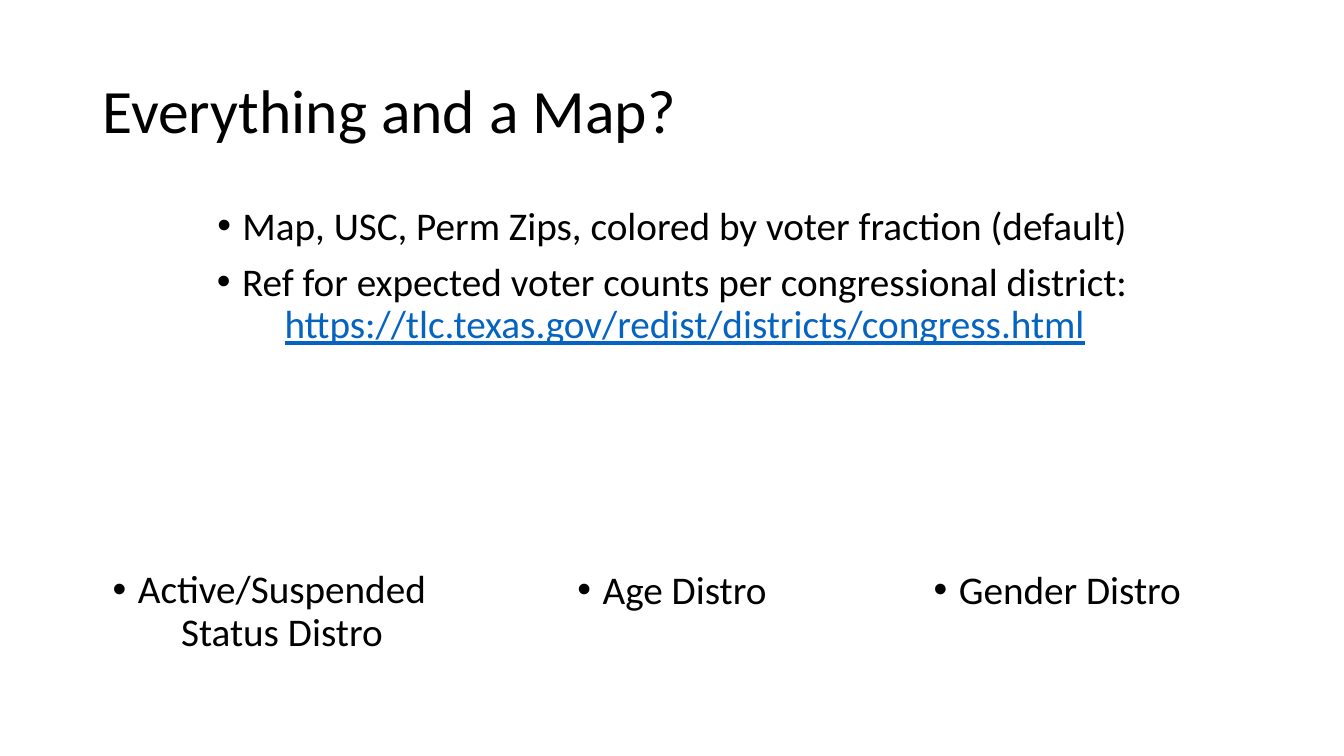
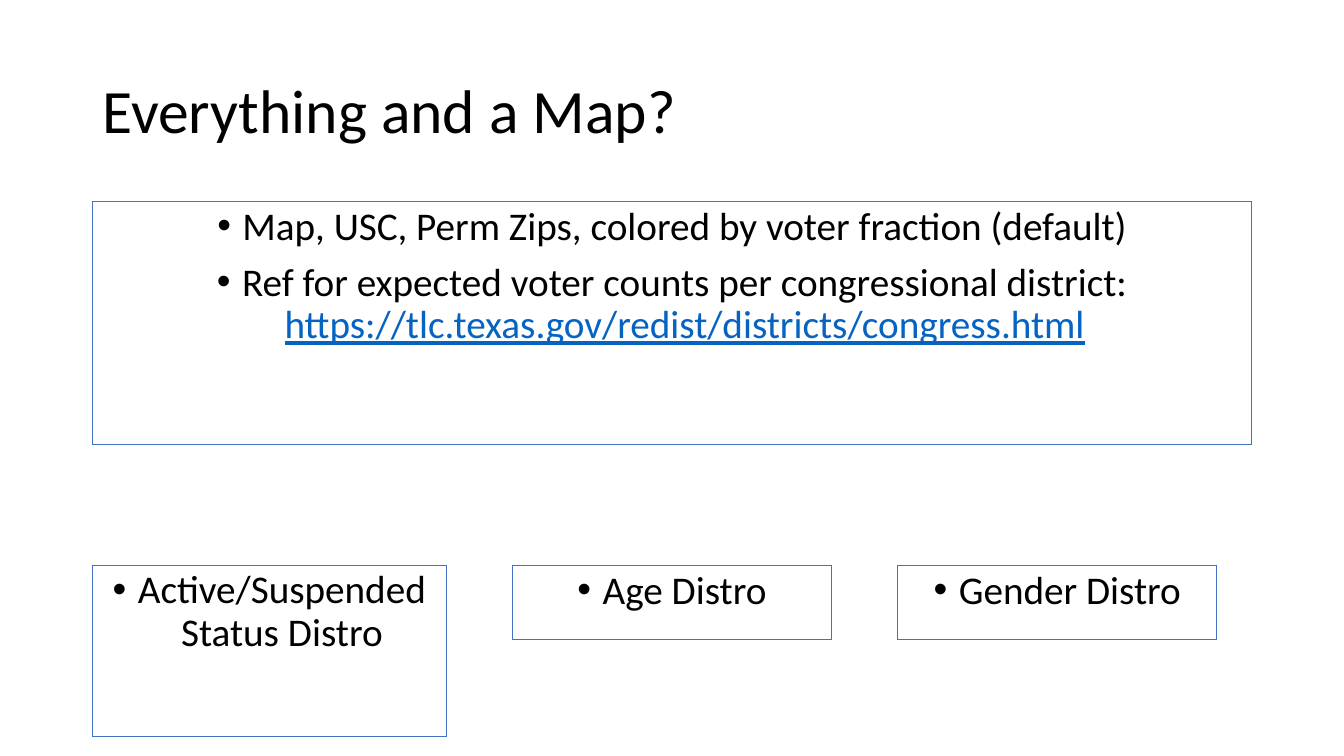
Before and after one commit to emigre459/TXVoterRolls, a slide deck: slide 5 of Viz_Storyboard.pptx. Drawn at 1344x756 pixels with LibreOffice and Linux fonts; fonts in the diff are those of the drawing. Boxes give left, top, right and bottom in pixels: in the first picture for what was removed or moved away, otherwise in the second. Text is boxed around its words. In the diff, an @@ line names an element or a change of style, - is before the commit and + after.

```diff
--- a/Viz_Storyboard.pptx
+++ b/Viz_Storyboard.pptx
@@ 3 rectangles, 1 text: place and size @@
-3 rectangles, 1 text at <box>138,211,1181,647</box>
+3 rectangles, 1 text at <box>93,202,1252,738</box>
@@ outline none to #4472C4 0.75 pt in 4 elements at <box>93,202,1252,445</box>, <box>93,566,447,738</box>, <box>512,566,832,640</box>, <box>898,566,1218,640</box> @@
```
Also in this commit, not shown: 4 other slides changed, 1 slide removed, 5 other files.
